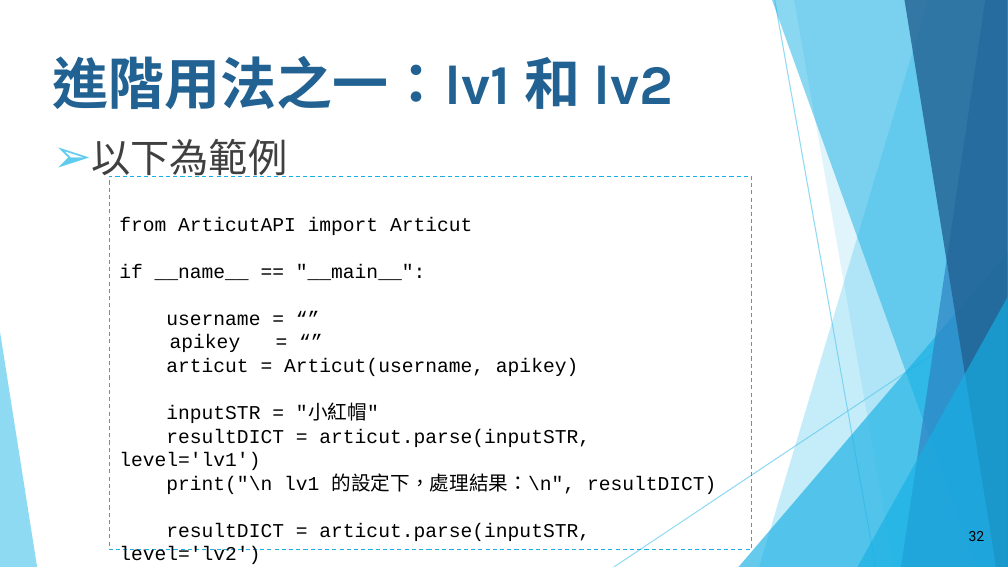
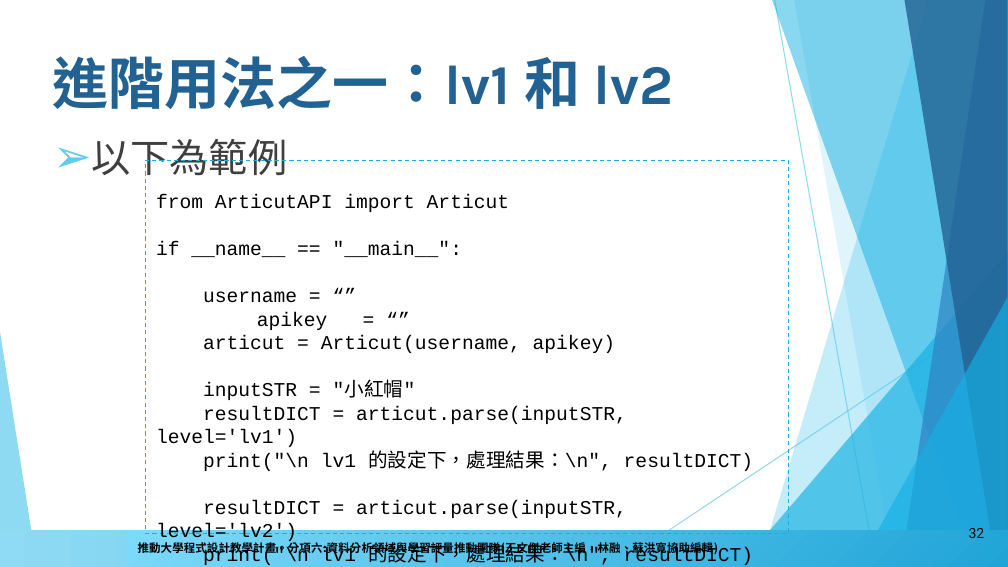
Before and after one commit to howardsukuan/textual-data-analysis-python, a slide deck: slide 32 of week01/文本分析與程式設計Week01.pptx. Drawn at 1008x567 pixels with LibreOffice and Linux fonts; fonts in the diff are those of the drawing; background and template pictures are left out. Boxes give left, top, right and bottom in pixels: in the first picture for what was removed or moved away, otherwise in the second. Text is boxed around its words. In the diff, an @@ line names an element or a change of style, - is before the commit and + after.

Commit message:
week2 assignment update; powerpoint layout update

```diff
--- a/week01/文本分析與程式設計Week01.pptx
+++ b/week01/文本分析與程式設計Week01.pptx
@@ freeform shape at [772,0,1008,566]: fill #17B0E4 at 50% opacity to #16B0E3 at 50% opacity @@
@@ text "以下為範例" at [91,139,287,183]: text colour #404040 to #3F3F3F @@
@@ rectangle "from ArticutAPI import Articut": place and size @@
-rectangle "from ArticutAPI import Articut" at [109,176,751,549]
+rectangle "from ArticutAPI import Articut" at [146,160,788,533]
@@ triangle at [739,252,1008,566]: fill #17B0E4 at 66% opacity to #16B0E3 at 66% opacity @@
@@ triangle at [858,296,1008,566]: fill #17B0E4 at 66% opacity to #16B0E3 at 66% opacity @@
@@ rectangle added at [0,529,934,566], fill gradient #8FDAF4 to #53C5EB to #29B6E6 to #1B98CC @@
@@ rectangle added at [128,530,1008,565], fill gradient #20A4D6 to #7EDBFB, 8.2 pt, text #000000, bold @@
+推動大學程式設計教學計畫。分項六:資料分析領域與學習評量推動團隊(王文傑老師主編，林融、蘇洪寬協助編輯)
```
Also in this commit, not shown: 54 other slides changed, 10 other files.
